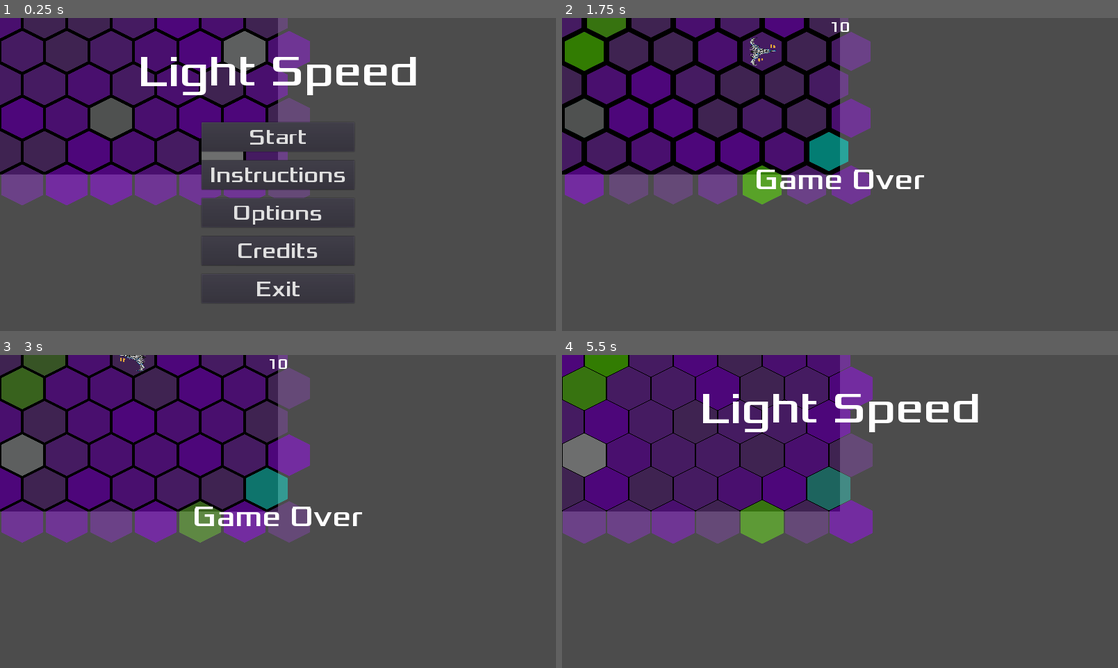
Above: before the commit, frames 1-4 (two rows, left to right).
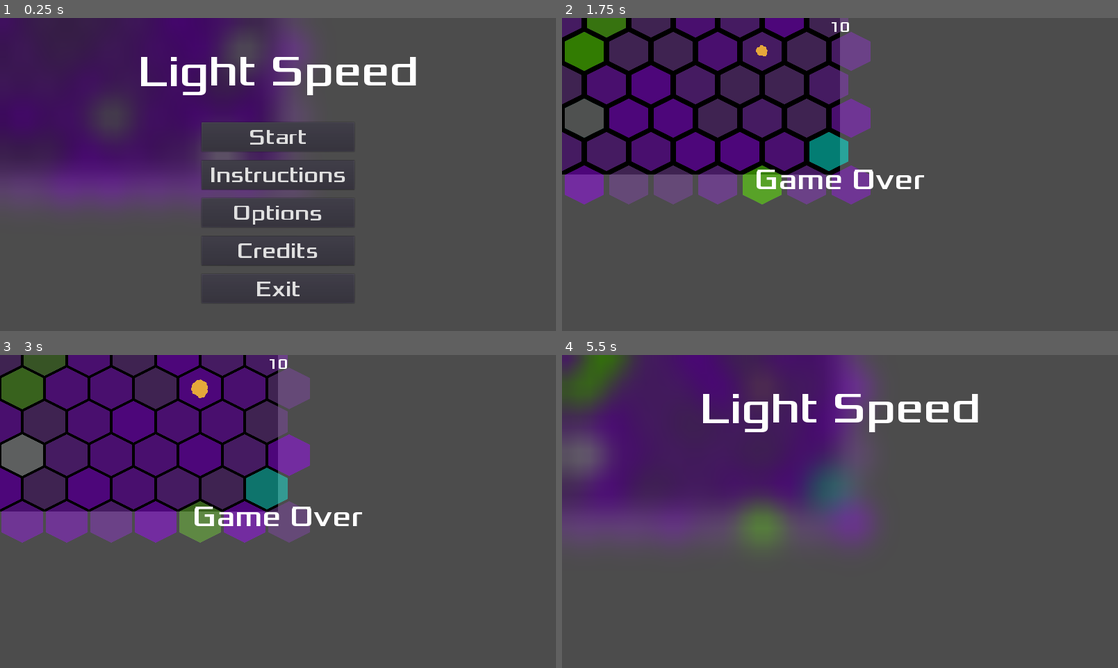
Above: after the commit, the same moments.

Repository: jacknick7/light-speed
Game: Godot game, scene res://Level.tscn
The game is run twice, just before and just after one commit, with the same random seed, the same clock (stepped at 60 frames per second) and the same inputs. The project has no main scene, so this scene is started directly.
Inputs:
- Up to frame 1 (0.25 s): no input
- Up to frame 2 (1.75 s): click "Start" at 0.5 s; hold Right (ui_right) from 1.28 s (still down); tap Space (ui_select) at 1.52 s
- Up to frame 3 (3 s): release Right (ui_right) at 2.03 s; hold Left (ui_left) 2.03-2.78 s; tap Space (ui_select) at 2.27 s; hold Right (ui_right) from 2.78 s (still down)
- Up to frame 4 (5.5 s): tap Space (ui_select) at 3.77, 4.52, 5.27 s; release Right (ui_right) at 4.28 s; hold Left (ui_left) from 4.28 s (still down)

The runs differ from the first frame. In frame 1, 11% of the frame differs, in the area x 0-56%, y 0-61%; in frame 2, 0.2%; in frame 3, 0.2%; in frame 4, 10%.

Commit message:
hotfix player destroyed & blur menu

Diff:
--- a/light-speed/HUD.tscn
+++ b/light-speed/HUD.tscn
@@ -1,31 +1,47 @@
-[gd_scene load_steps=7 format=2]
+[gd_scene load_steps=10 format=2]
 
 [ext_resource path="res://fonts/xolonium/Xolonium-Regular.ttf" type="DynamicFontData" id=1]
 [ext_resource path="res://scripts/HUD.gd" type="Script" id=2]
+[ext_resource path="res://shaders/blur.shader" type="Shader" id=3]
+[ext_resource path="res://textures/white.png" type="Texture" id=4]
 
-[sub_resource type="DynamicFont" id=1]
+[sub_resource type="ShaderMaterial" id=1]
+shader = ExtResource( 3 )
+shader_param/amount = 4.0
+
+[sub_resource type="DynamicFont" id=2]
 size = 128
 font_data = ExtResource( 1 )
 
-[sub_resource type="DynamicFont" id=2]
+[sub_resource type="DynamicFont" id=3]
 size = 42
 font_data = ExtResource( 1 )
 
-[sub_resource type="DynamicFont" id=3]
+[sub_resource type="DynamicFont" id=4]
 size = 64
 font_data = ExtResource( 1 )
 
-[sub_resource type="DynamicFont" id=4]
+[sub_resource type="DynamicFont" id=5]
 size = 84
 font_data = ExtResource( 1 )
 
 [node name="HUD" type="CanvasLayer"]
 script = ExtResource( 2 )
 
+[node name="TextureRect" type="TextureRect" parent="."]
+material = SubResource( 1 )
+margin_right = 1600.0
+margin_bottom = 900.0
+texture = ExtResource( 4 )
+expand = true
+__meta__ = {
+"_edit_use_anchors_": false
+}
+
 [node name="TitleLabel" type="Label" parent="."]
 anchor_right = 1.0
 margin_top = 75.0
-custom_fonts/font = SubResource( 1 )
+custom_fonts/font = SubResource( 2 )
 text = "Light Speed"
 align = 1
 __meta__ = {
--- a/light-speed/Player.tscn
+++ b/light-speed/Player.tscn
@@ -55,6 +55,7 @@
 scale = Vector2( 0.1, 0.1 )
 frames = SubResource( 1 )
 animation = "destroyed"
+frame = 1
 playing = true
 
 [node name="CollisionShape2D" type="CollisionShape2D" parent="PlayerShip"]
--- a/light-speed/scripts/HUD.gd
+++ b/light-speed/scripts/HUD.gd
@@ -20,6 +20,7 @@
 	yield($MessageTimer, "timeout")
 	$ScoreLabel.hide()
 	$TitleLabel.show()
+	$TextureRect.show()
 	yield(get_tree().create_timer(1), "timeout")
 	$VBoxContainer.show()
 
@@ -39,6 +40,7 @@
 	$VBoxContainer.hide()
 	$TitleLabel.hide()
 	$ScoreLabel.show()
+	$TextureRect.hide()
 	emit_signal("start_game", false)
 
 
--- a/light-speed/scripts/Player.gd
+++ b/light-speed/scripts/Player.gd
@@ -3,9 +3,10 @@
 var easy
 var velocity
 const max_velocity = 0.125
-
+var playing
 
 func _ready():
+	playing = false
 	$PlayerShip/AnimatedSprite.animation = "idle"
 	velocity = 0
 	easy = true
@@ -17,6 +18,11 @@
 # TODO: adjust the multipliers to delta for best inherce feeling & control
 # TODO: improve ship jump by adding its own animation & sound
 func _process(delta):
+	if playing:
+		handle_input(delta)
+
+
+func handle_input(delta):
 	if Input.is_action_just_pressed("ui_select"):
 		$PlayerShip.position += new_position()
 		if easy:
@@ -85,6 +91,7 @@
 
 func start_game(dif, pos):
 	easy = dif
+	playing = true
 	velocity = 0
 	$PlayerShip.position = pos
 	$PlayerShip.rotation = 0
@@ -96,8 +103,9 @@
 	yield(get_tree().create_timer(0.001), "timeout")
 	$PlayerShip/CollisionShape2D.disabled = false
 
-# TODO: fix destroyed animation not working, this happens because the update function changes to idle
+
 func game_over():
+	playing = false
 	$PlayerShip/AnimatedSprite.animation = "destroyed"
 	$PlayerShip/CollisionShape2D.set_deferred("disabled", true)
 	if (easy):
@@ -109,5 +117,5 @@
 func trigger_hexagon():
 	# Each time hexagons types are updated we force the player to trigger the current one,
 	# maybe there's a better way to do this?
-	$PlayerShip/CollisionShape2D.disabled = true
-	$PlayerShip/CollisionShape2D.disabled = false
+	$PlayerShip/CollisionShape2D.set_deferred("disabled", true)
+	$PlayerShip/CollisionShape2D.set_deferred("disabled", false)
--- /dev/null
+++ b/light-speed/shaders/blur.shader
@@ -0,0 +1,7 @@
+shader_type canvas_item;
+
+uniform float amount: hint_range(0.0, 5.0);
+
+void fragment() {
+	COLOR.rgb = textureLod(SCREEN_TEXTURE, SCREEN_UV, amount).rgb;
+}
Not shown: 7 places in light-speed/HUD.tscn that only renumber resources
Binary file added: light-speed/textures/white.png
Not shown, added: light-speed/textures/white.png.import
